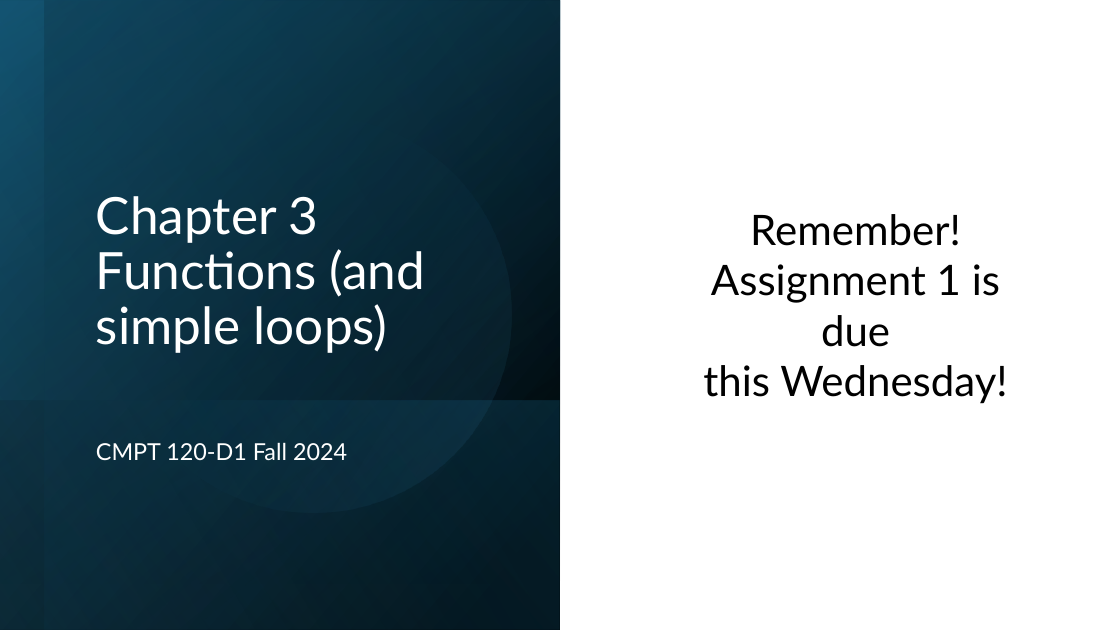
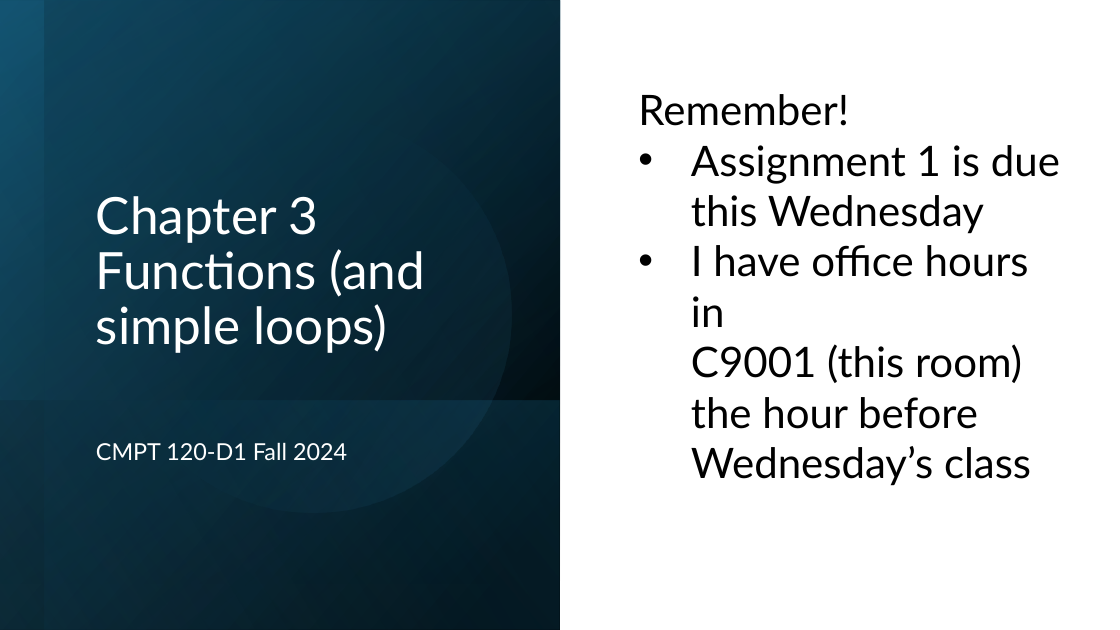
Before and after one commit to tjd1234/cmpt120fall2024, a slide deck: slide 1 of lecture_notes/chapter3/chapter3.pptx. Drawn at 1120x630 pixels with LibreOffice and Linux fonts; fonts in the diff are those of the drawing. Boxes give left, top, right and bottom in pixels: in the first picture for what was removed or moved away, otherwise in the second. Text is boxed around its words. In the diff, an @@ line names an element or a change of style, - is before the commit and + after.

```diff
--- a/lecture_notes/chapter3/chapter3.pptx
+++ b/lecture_notes/chapter3/chapter3.pptx
@@ text at (638, 94, 1060, 486): text changed @@
-Remember!
-Assignment 1 is due
-this Wednesday!
+Remember!
+• Assignment 1 is due
+  this Wednesday
+• I have office hours in
+  C9001 (this room)
+  the hour before
+  Wednesday’s class
```
Also in this commit, not shown: 16 other slides changed, 14 slides added, 1 slide removed, 5 other files.
